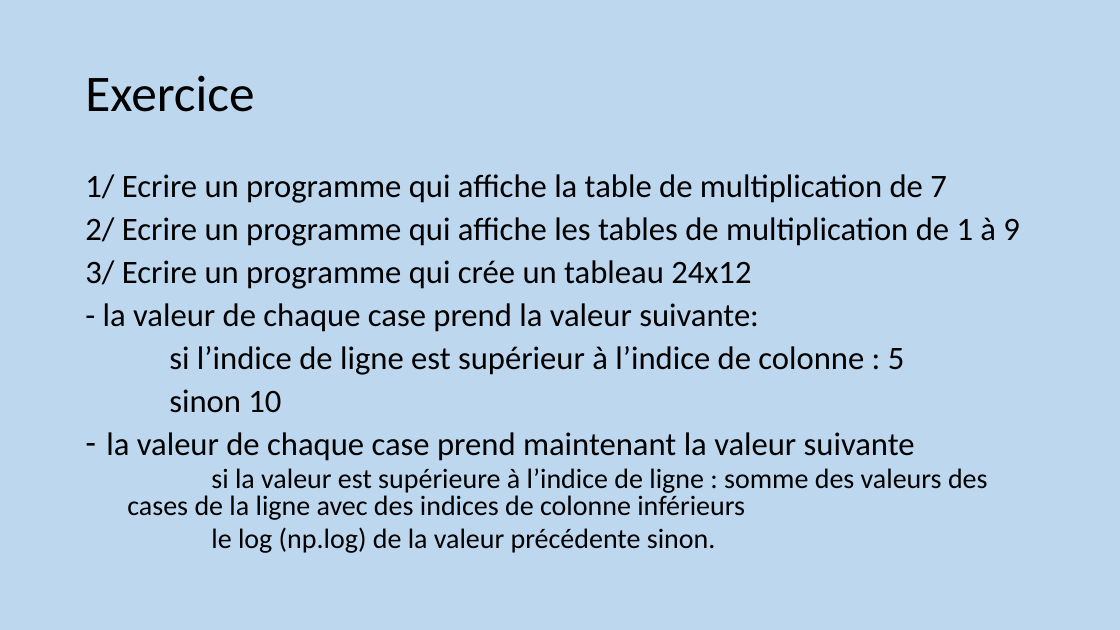
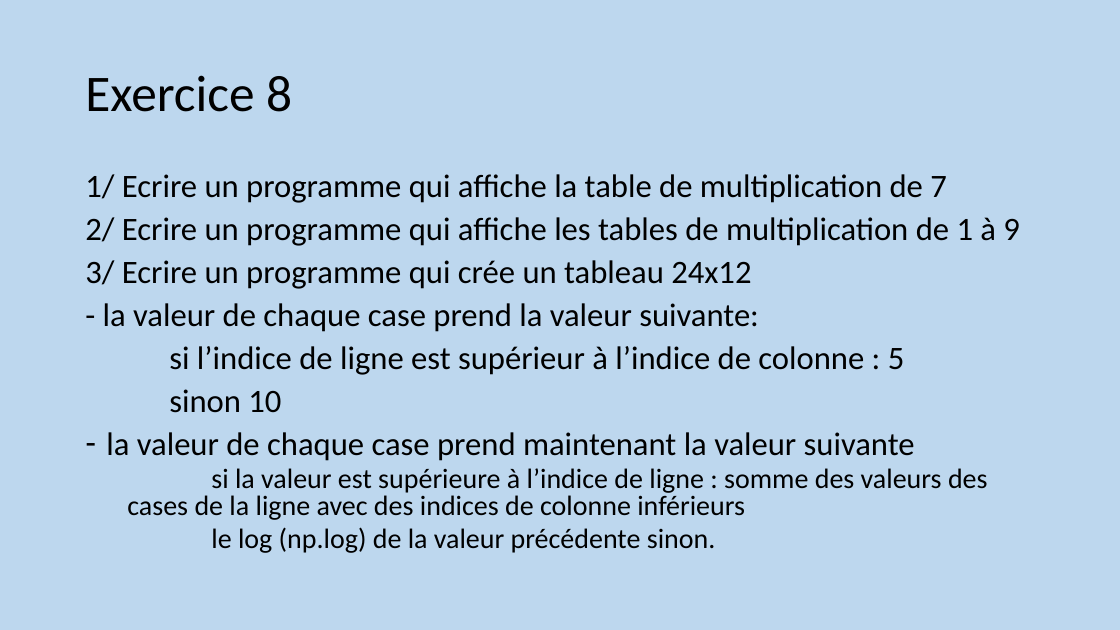
Before and after one commit to aubinthomas/Course, a slide deck: slide 48 of python_debutant/Formation Python débutant.pptx (slide 47 before the commit). Drawn at 1120x630 pixels with LibreOffice and Linux fonts; fonts in the diff are those of the drawing. Boxes give left, top, right and bottom in pixels: in the first picture for what was removed or moved away, otherwise in the second. Text is boxed around its words. In the diff, an @@ line names an element or a change of style, - is before the commit and + after.

```diff
--- a/python_debutant/Formation Python débutant.pptx
+++ b/python_debutant/Formation Python débutant.pptx
@@ title at <box>85,75,292,112</box>: text changed @@
-Exercice
+Exercice 8
```
Also in this commit, not shown: 9 other slides changed, 9 slides added, 1 slide removed, 2 other files.
